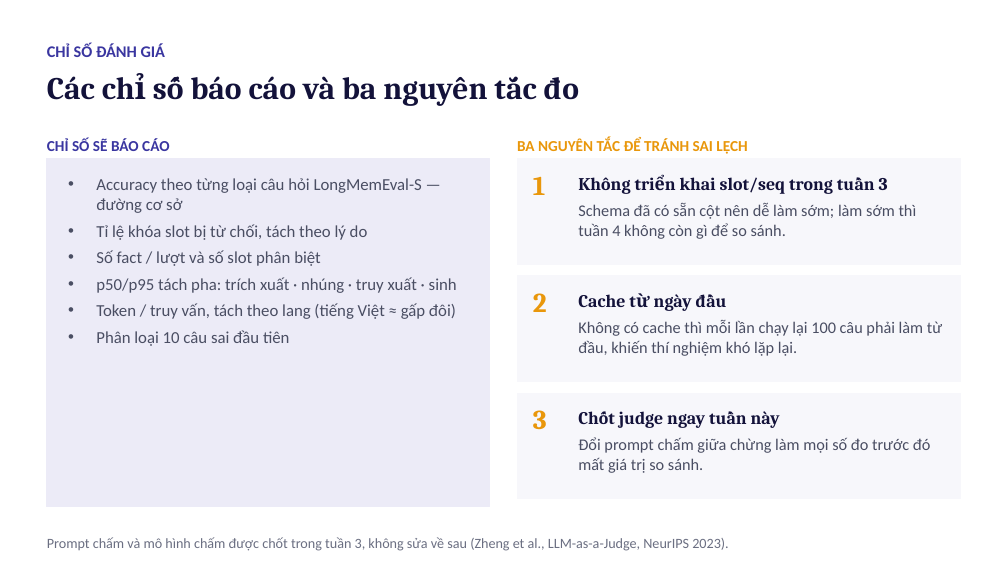
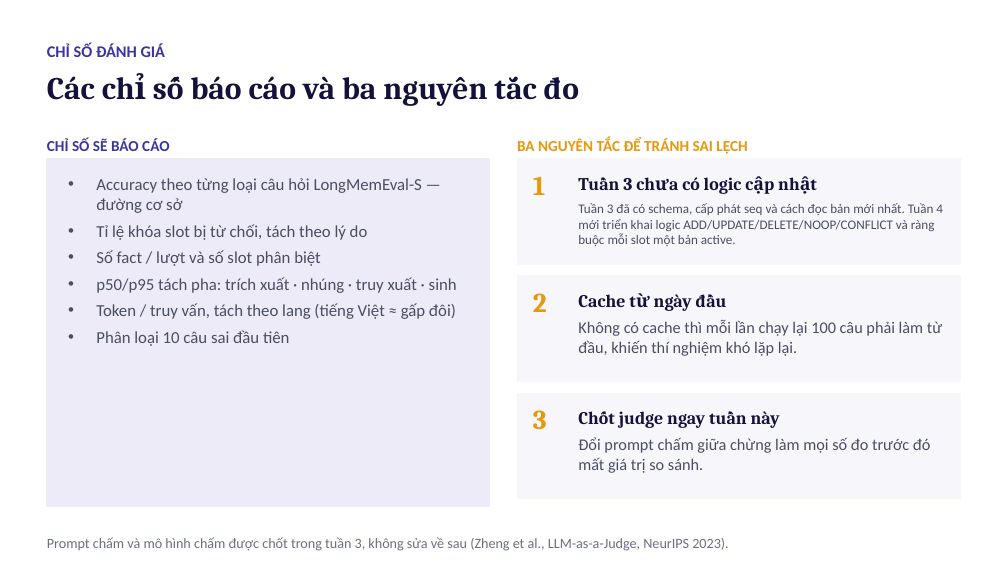
Before and after one commit to Phongdzfk/Samsung-Agent, a slide deck: slide 12 of Tuan 3/bao-cao-tuan-3.pptx (slide 10 before the commit). Drawn at 1008x567 pixels with LibreOffice and Linux fonts; fonts in the diff are those of the drawing. Boxes give left, top, right and bottom in pixels: in the first picture for what was removed or moved away, otherwise in the second. Text is boxed around its words. In the diff, an @@ line names an element or a change of style, - is before the commit and + after.

```diff
--- a/Tuan 3/bao-cao-tuan-3.pptx
+++ b/Tuan 3/bao-cao-tuan-3.pptx
@@ text at [623,177,742,194]: text changed @@
-Không triển khai slot/seq trong tuần 3
+Tuần 3 chưa có logic cập nhật
@@ text at [578,203,943,246]: text changed; size 15.5 to 12.5 pt @@
-Schema đã có sẵn cột nên dễ làm sớm; làm sớm thì tuần 4 không còn gì để so sánh.
+Tuần 3 đã có schema, cấp phát seq và cách đọc bản mới nhất. Tuần 4 mới triển khai logic ADD/UPDATE/DELETE/NOOP/CONFLICT và ràng buộc mỗi slot một bản active.
```
Also in this commit, not shown: 5 other slides changed, 2 slides added, 6 other files.
